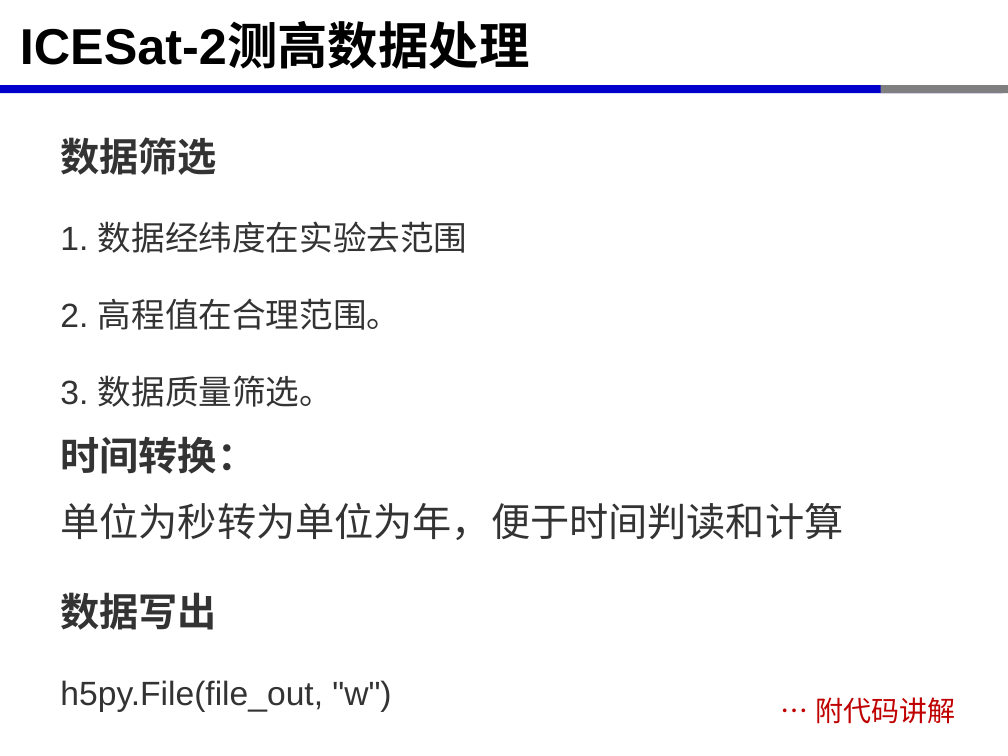
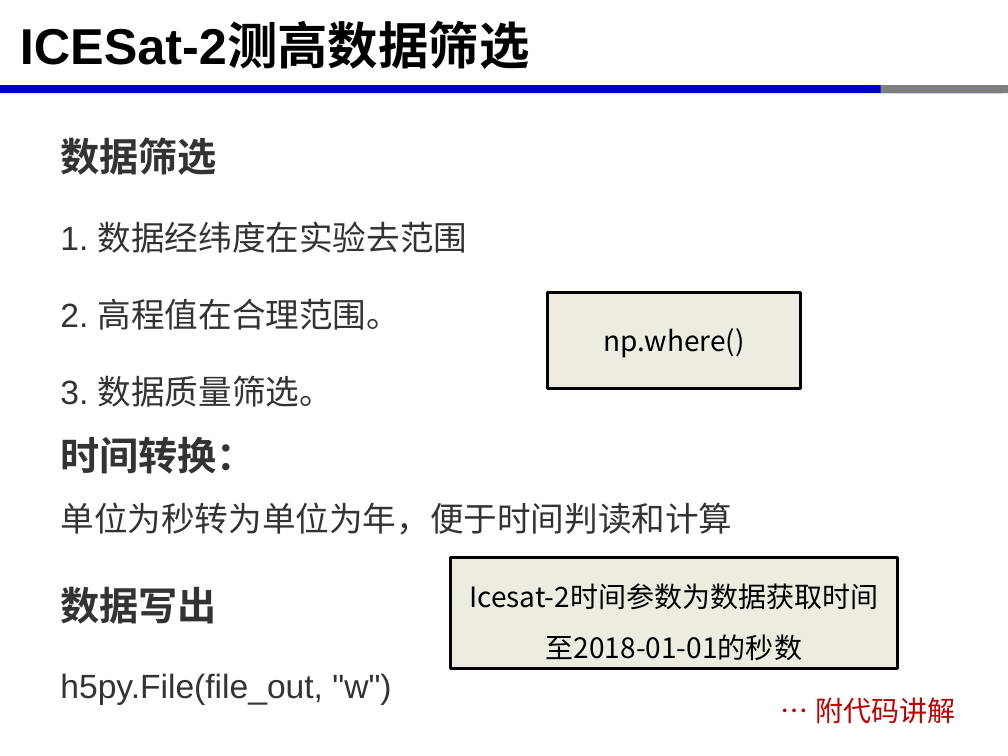
Before and after one commit to xinluo2018/satellite-altimetry-course, a slide deck: slide 5 of 第5章-星载激光测高应用-12学时/第5节-ICESat-2数据预处理-2学时.pptx (slide 4 before the commit). Drawn at 1008x756 pixels with LibreOffice and Linux fonts; fonts in the diff are those of the drawing. Boxes give left, top, right and bottom in pixels: in the first picture for what was removed or moved away, otherwise in the second. Text is boxed around its words. In the diff, an @@ line names an element or a change of style, - is before the commit and + after.

```diff
--- a/第5章-星载激光测高应用-12学时/第5节-ICESat-2数据预处理-2学时.pptx
+++ b/第5章-星载激光测高应用-12学时/第5节-ICESat-2数据预处理-2学时.pptx
@@ title at bbox=[20, 24, 530, 69]: text changed @@
-ICESat-2测高数据处理
+ICESat-2测高数据筛选
@@ rectangle added at bbox=[547, 293, 801, 389], fill #EEECE1, outline #000000 2 pt, 20 pt, text #000000 @@
+np.where()
@@ text at bbox=[60, 502, 732, 535]: size 28 to 24 pt in "单位为秒转为单位为年，便于时间判读和计算" @@
@@ rectangle added at bbox=[451, 557, 898, 668], fill #EEECE1, outline #000000 2 pt, 20 pt, text #000000 @@
+Icesat-2时间参数为数据获取时间至2018-01-01的秒数
```
Also in this commit, not shown: 2 other slides changed, 1 slide added, 12 other files.
